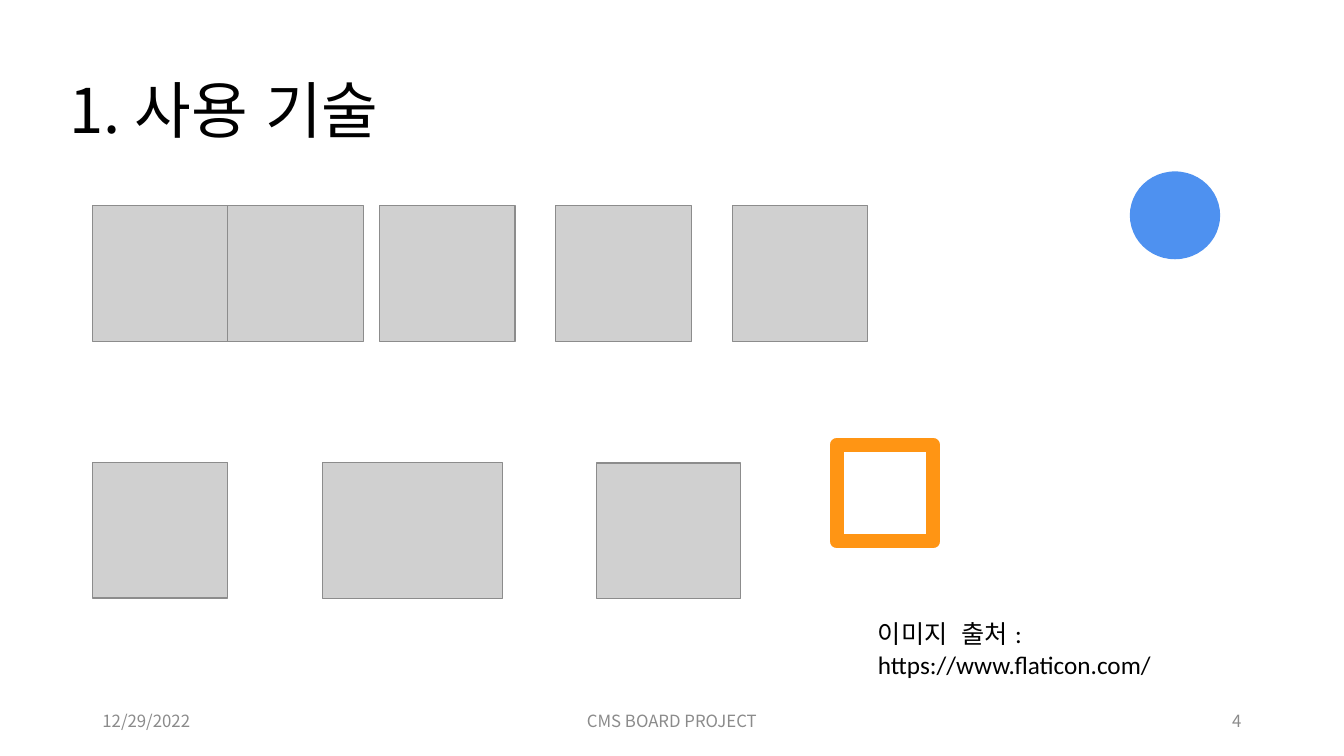
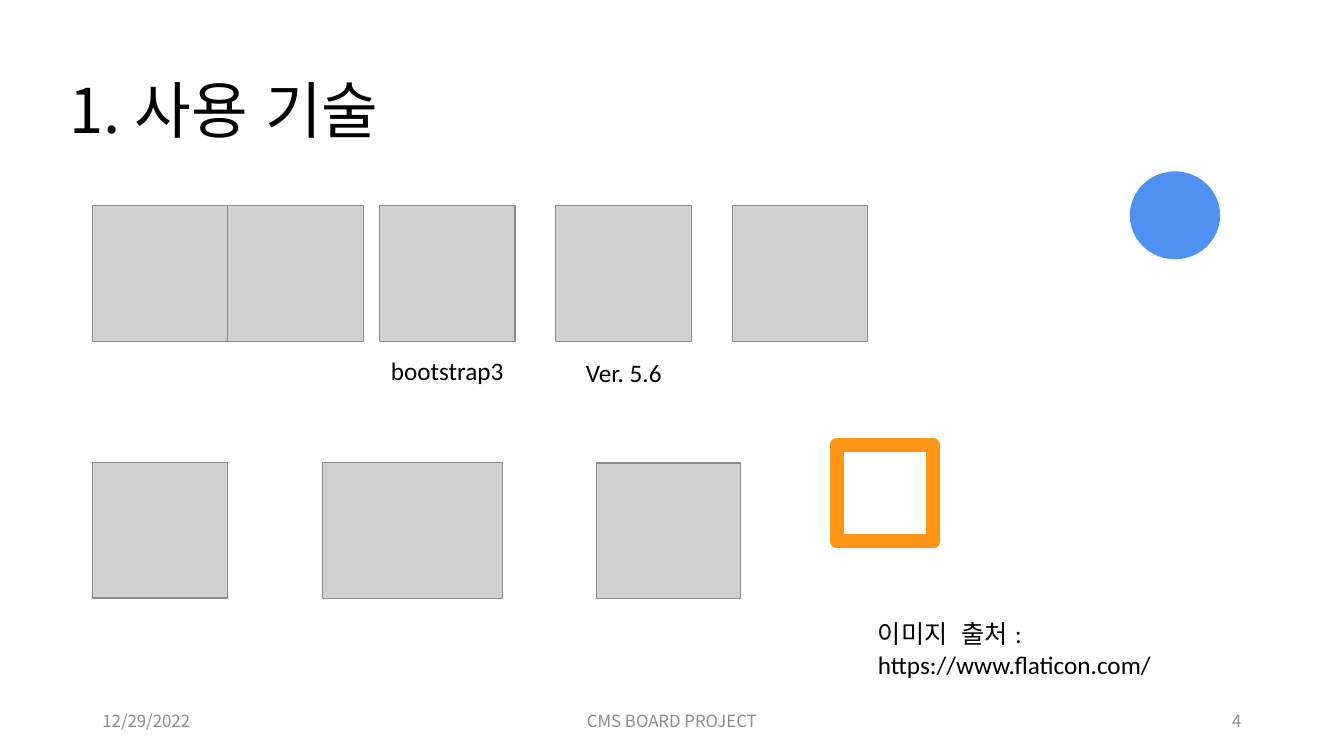
Before and after one commit to jinwon-cmskorea/cmskorea_board, a slide deck: slide 4 of document/CMS_Board_Project.pptx. Drawn at 1344x756 pixels with LibreOffice and Linux fonts; fonts in the diff are those of the drawing; grey boxes stand for pictures. Boxes give left, top, right and bottom in pixels: in the first picture for what was removed or moved away, otherwise in the second. Text is boxed around its words. In the diff, an @@ line names an element or a change of style, - is before the commit and + after.

```diff
--- a/document/CMS_Board_Project.pptx
+++ b/document/CMS_Board_Project.pptx
@@ text added at box(391, 362, 504, 384), 18 pt, text #000000 @@
+bootstrap3
@@ text added at box(586, 365, 662, 382), 18 pt, text #000000 @@
+Ver. 5.6
```
Also in this commit, not shown: 3 other slides changed, 1 other file.
